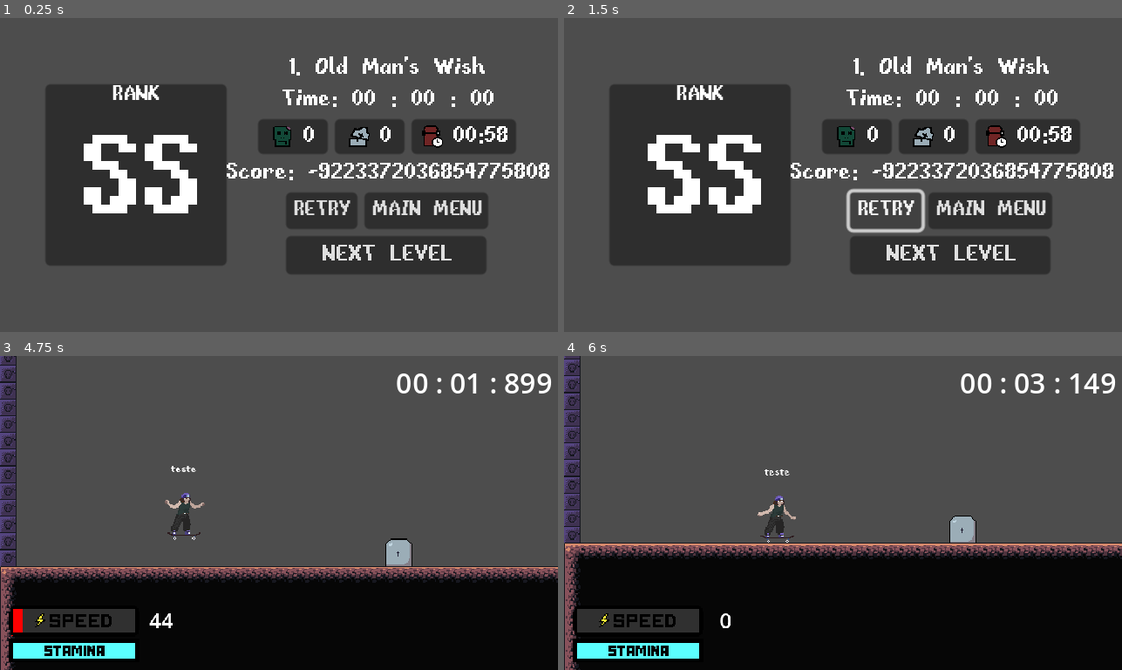
Above: before the commit, frames 1-4 (two rows, left to right).
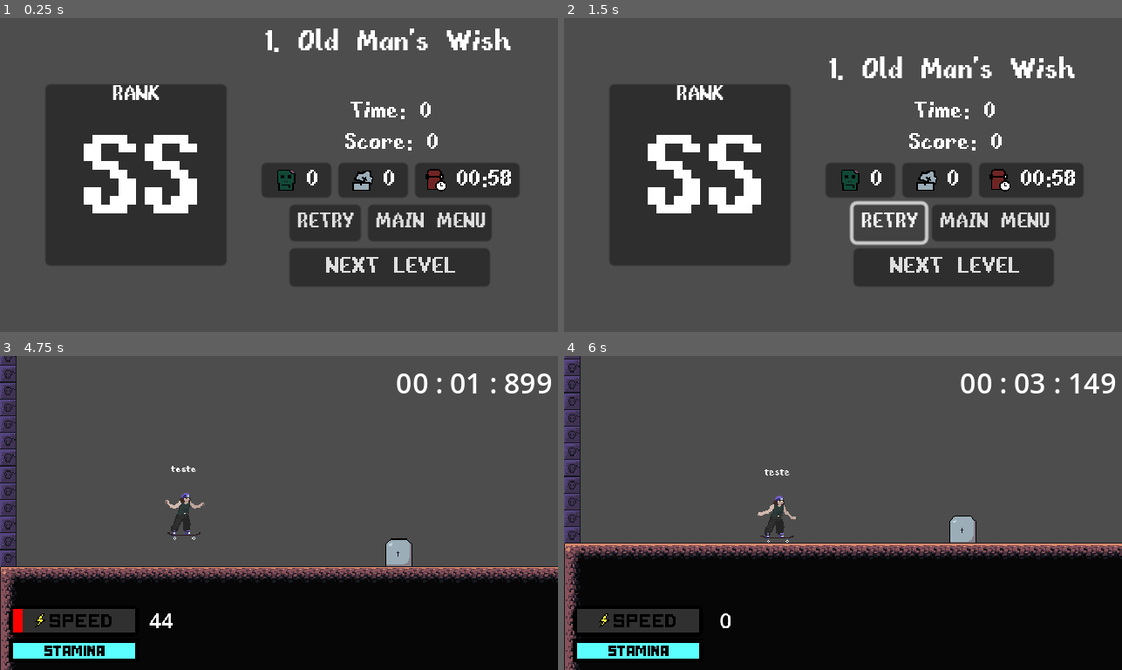
Above: after the commit, the same moments.

Repository: lucasjanta/GraveGrinder
Game: Godot game, scene res://Scenes/Menus/level_results.tscn
Two runs of this game, one before a commit and one after it. Both use one fixed random seed, a clock stepped at 60 frames per second and the inputs below. This scene is started directly instead of the project's main scene.
Inputs (mouse positions are in pixels of both pictures, inside the frame that each line leads up to):
- Up to frame 1 (0.25 s): no input
- Up to frame 2 (1.5 s): click "RETRY" at 0.5 s; click "RETRY" at 1.25 s
- Up to frame 3 (4.75 s): click "RETRY" at 2 s; click "NEXT LEVEL" at 2.75 s; tap Enter (ui_accept) at 3.5 s; move the mouse to (401, 497) at 3.52 s; hold D (right) 3.53-4.28 s; hold F 3.53-4.28 s; click (401, 497) at 3.67 s; tap Space (jump) at 3.77, 4.52 s; move the mouse to (167, 528) at 4.27 s; hold S (down) from 4.28 s (still down); tap F at 4.35 s
- Up to frame 4 (6 s): move the mouse to (898, 443) at 5.02 s; release S (down) at 5.03 s; hold D (right) 5.03-5.78 s; hold F 5.03-5.78 s; move the mouse to (815, 575) at 5.77 s; hold W from 5.78 s (still down); tap F at 5.85 s; click (815, 575) at 5.92 s

The runs differ from the first frame. In frame 1, 17% of the frame differs, in the area x 40-99%, y 3-86%; in frame 2, 17%; in frame 3, less than 0.1%; in frame 4, nothing differs.

Commit message:
level result animation

Diff:
--- a/Player/player.gd
+++ b/Player/player.gd
@@ -64,8 +64,9 @@
 		camera_2d.shake_camera(0.3, 3)
 
 func handle_stopwatch():
+	UI.run_time = stopwatch.time
 	stopwatch_label.text = stopwatch.time_to_string()
-	UI.speedrun_time = stopwatch.time
+
 
 func handle_stamina_bar(delta):
 	if stamina < max_stamina:
--- a/Scenes/Menus/level_results.gd
+++ b/Scenes/Menus/level_results.gd
@@ -1,25 +1,41 @@
 extends Control
 
-@onready var level_name = $Stats/level_name
+@onready var level_name = $level_name
+@onready var time = $Stats/time
 @onready var score = $Stats/score
-@onready var time = $Stats/time
+
 @onready var zombies_killed_label = $Stats/HBoxContainer/PanelContainer/HBoxContainer/zombies_killed
 @onready var tombs_destroyed_label = $Stats/HBoxContainer/PanelContainer2/HBoxContainer/tombs_destroyed
 @onready var grind_time_label = $Stats/HBoxContainer/PanelContainer3/HBoxContainer/grind_time
+@onready var rank = $Container/grade
 
-var time_points : int
-var zombies_points : int
-var tomb_points : int
+var time_handle : float = 0.0
+var time_points : int = 0
+var zombies_points : int = 0
+var tomb_points : int = 0
+var final_points : float = 0.0
+
+var time_animation : bool = false
+var points_animation : bool = false
 
 #ao ir pra essa tela salva o resultado da run
 func _ready():
 	#score: ponto do tempo + pontos dos zumbis - tombstones destruidas
 	UI.score = get_points()
 	UI.check_score(UI.selected_level)
-	score.text = "Score: " + str(int(UI.score))
-	time.text = "Time: " + UI.time_to_string(UI.speedrun_time)
+	score.text = "Score: 0"
+	time.text = "Time: 0"
 	zombies_killed_label.text = str(UI.zombies_killed)
 	tombs_destroyed_label.text = str(UI.tombstones_destroyed)
+
+func _process(_delta):
+	if time_animation:
+		time_anim()
+		time.text = "Time: " + UI.time_to_string(time_handle)
+	if points_animation:
+		final_points_anim()
+		score.text = "Score: " + str(int(final_points))
+
 
 func _on_retry_pressed():
 	UI.start_level(UI.selected_level)
@@ -35,12 +51,42 @@
 		return
 	UI.start_level(UI.selected_level)
 
-func randomize_time() -> float:
-	var random_time = randf_range(0.0, 5999.99)
-	return random_time
+func time_anim() -> void:
+	if !time_animation:
+		time_animation = !time_animation
+		print(time_handle)
+
+	if time_handle < UI.run_time:
+		time_handle += 0.21
+	else:
+		time_handle = UI.run_time
+		time_animation = false
+
+func final_points_anim() -> void:
+	if !points_animation:
+		points_animation = !points_animation
+	if final_points < UI.score:
+		final_points += 81
+	else:
+		final_points = UI.score
+		points_animation = false
+
+#func zombies_killed_anim(delta) -> void:
+	#if zombies_points < UI.speedrun_time:
+		#zombies_points += delta * 1
+	#else:
+		#zombies_points = UI.speedrun_time
+		#time_animation = false
+		#
+#func tombs_destroyed_anim(delta) -> void:
+	#if tomb_points < UI.speedrun_time:
+		#tomb_points += delta * 1
+	#else:
+		#tomb_points = UI.speedrun_time
+		#time_animation = false
 
 func get_points() -> int:
-	time_points = int(100000 / UI.speedrun_time)
+	time_points = int(100000 / UI.run_time)
 	zombies_points = UI.zombies_killed * 100
 	tomb_points = UI.tombstones_destroyed * -50
 	var points = time_points + zombies_points + tomb_points
--- a/Scenes/Menus/level_results.tscn
+++ b/Scenes/Menus/level_results.tscn
@@ -1,10 +1,65 @@
-[gd_scene load_steps=6 format=3 uid="uid://bi3sw7hq1py4r"]
+[gd_scene load_steps=9 format=3 uid="uid://bi3sw7hq1py4r"]
 
 [ext_resource type="Script" path="res://Scenes/Menus/level_results.gd" id="1_7epgg"]
 [ext_resource type="FontFile" uid="uid://chm6fioitd66u" path="res://Fonts/fibberish.ttf" id="1_w0tvd"]
 [ext_resource type="Texture2D" uid="uid://b7rq82cw61dva" path="res://UI/icons/zombies_killed.png" id="3_1fnxw"]
 [ext_resource type="Texture2D" uid="uid://p2ac1mlmg0yv" path="res://UI/icons/tombs_destroyed.png" id="4_k83ix"]
 [ext_resource type="Texture2D" uid="uid://dirb2qqkfykcg" path="res://UI/icons/grindtime.png" id="5_kne7m"]
+
+[sub_resource type="Animation" id="Animation_hsnuu"]
+resource_name = "show_final_score"
+length = 2.0
+step = 0.1
+tracks/0/type = "value"
+tracks/0/imported = false
+tracks/0/enabled = true
+tracks/0/path = NodePath("level_name:position")
+tracks/0/interp = 1
+tracks/0/loop_wrap = true
+tracks/0/keys = {
+"times": PackedFloat32Array(0, 0.4),
+"transitions": PackedFloat32Array(1, 1),
+"update": 0,
+"values": [Vector2(148, -22), Vector2(148, 22)]
+}
+tracks/1/type = "method"
+tracks/1/imported = false
+tracks/1/enabled = true
+tracks/1/path = NodePath(".")
+tracks/1/interp = 1
+tracks/1/loop_wrap = true
+tracks/1/keys = {
+"times": PackedFloat32Array(0.6, 1.2),
+"transitions": PackedFloat32Array(1, 1),
+"values": [{
+"args": [],
+"method": &"time_anim"
+}, {
+"args": [],
+"method": &"final_points_anim"
+}]
+}
+
+[sub_resource type="Animation" id="Animation_mugui"]
+length = 0.001
+tracks/0/type = "value"
+tracks/0/imported = false
+tracks/0/enabled = true
+tracks/0/path = NodePath("level_name:position")
+tracks/0/interp = 1
+tracks/0/loop_wrap = true
+tracks/0/keys = {
+"times": PackedFloat32Array(0),
+"transitions": PackedFloat32Array(1),
+"update": 0,
+"values": [Vector2(148, -22)]
+}
+
+[sub_resource type="AnimationLibrary" id="AnimationLibrary_7ve5n"]
+_data = {
+"RESET": SubResource("Animation_mugui"),
+"show_final_score": SubResource("Animation_hsnuu")
+}
 
 [node name="LevelResults" type="Control"]
 layout_mode = 3
@@ -16,6 +71,10 @@
 script = ExtResource("1_7epgg")
 
 [node name="AnimationPlayer" type="AnimationPlayer" parent="."]
+libraries = {
+"": SubResource("AnimationLibrary_7ve5n")
+}
+autoplay = "show_final_score"
 
 [node name="Container" type="PanelContainer" parent="."]
 layout_mode = 1
@@ -50,30 +109,41 @@
 text = "RANK"
 horizontal_alignment = 1
 
+[node name="level_name" type="Label" parent="."]
+layout_mode = 2
+offset_left = 148.0
+offset_top = -22.0
+offset_right = 296.0
+offset_bottom = -4.0
+theme_override_fonts/font = ExtResource("1_w0tvd")
+theme_override_font_sizes/font_size = 20
+text = "1. Old Man's Wish"
+horizontal_alignment = 1
+
 [node name="Stats" type="VBoxContainer" parent="."]
 layout_mode = 1
-anchors_preset = 8
-anchor_left = 0.5
+anchors_preset = 6
+anchor_left = 1.0
 anchor_top = 0.5
-anchor_right = 0.5
+anchor_right = 1.0
 anchor_bottom = 0.5
-offset_left = -12.0
-offset_top = -68.0
-offset_right = 136.0
-offset_bottom = 69.0
-grow_horizontal = 2
+offset_left = -170.0
+offset_top = -43.0
+offset_right = -22.0
+offset_bottom = 64.0
+grow_horizontal = 0
 grow_vertical = 2
 
-[node name="level_name" type="Label" parent="Stats"]
-layout_mode = 2
-theme_override_fonts/font = ExtResource("1_w0tvd")
-text = "1. Old Man's Wish"
-horizontal_alignment = 1
-
 [node name="time" type="Label" parent="Stats"]
 layout_mode = 2
 theme_override_fonts/font = ExtResource("1_w0tvd")
 text = "TIME: 02:25:150"
+horizontal_alignment = 1
+
+[node name="score" type="Label" parent="Stats"]
+layout_mode = 2
+theme_override_fonts/font = ExtResource("1_w0tvd")
+text = "SCORE: 12579"
 horizontal_alignment = 1
 
 [node name="HBoxContainer" type="HBoxContainer" parent="Stats"]
@@ -152,12 +222,6 @@
 text = "00:58"
 horizontal_alignment = 1
 vertical_alignment = 1
-
-[node name="score" type="Label" parent="Stats"]
-layout_mode = 2
-theme_override_fonts/font = ExtResource("1_w0tvd")
-text = "SCORE: 12579"
-horizontal_alignment = 1
 
 [node name="VBoxContainer" type="VBoxContainer" parent="Stats"]
 layout_mode = 2
--- a/Scenes/Menus/level_selection.gd
+++ b/Scenes/Menus/level_selection.gd
@@ -27,7 +27,7 @@
 		best_time.text = "Best time: None"
 	else:
 		play.disabled = false
-		best_time.text = "Best time: " + str(UI.recordtime)
+		best_time.text = "Best time: " + UI.time_to_string(UI.recordtime)
 		best_score.text = "Score: " + str(int(UI.highscore))
 
 
--- a/Scripts/on_screen_ui.gd
+++ b/Scripts/on_screen_ui.gd
@@ -5,7 +5,7 @@
 #var finished_level : bool
 
 var score : float = 0
-var speedrun_time : float
+var run_time : float
 var zombies_killed : int
 var tombstones_destroyed : int
 var time_in_grind
@@ -65,7 +65,7 @@
 		var loaded_level_data = file.get_var()
 		if score > loaded_level_data.HIGHSCORE:
 			highscore = score
-			recordtime = speedrun_time
+			recordtime = run_time
 			zombies_killed_record = zombies_killed
 			tombstones_destroyed_record = tombstones_destroyed
 			time_in_grind_record = time_in_grind
